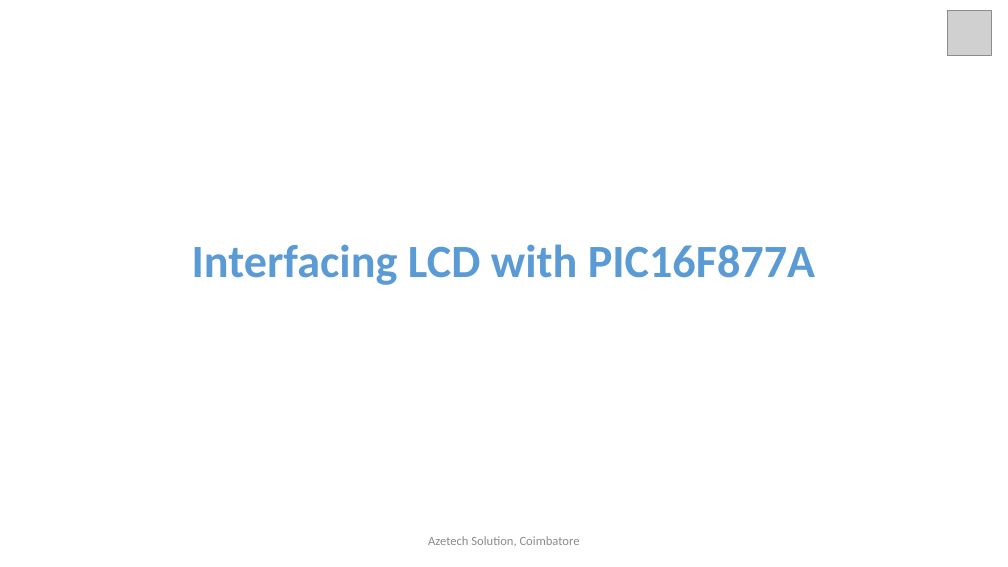
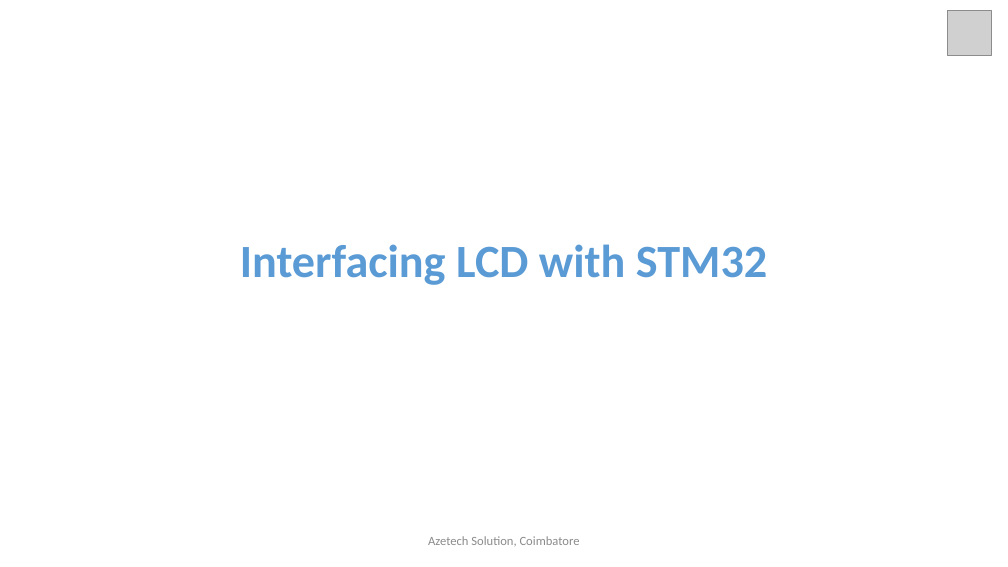
Before and after one commit to arulnelson/AZETECH-CLASS-NOTES, a slide deck: slide 1 of STM32_DOCS/STM32_LCD.pptx. Drawn at 1008x567 pixels with LibreOffice and Linux fonts; fonts in the diff are those of the drawing; grey boxes stand for pictures. Boxes give left, top, right and bottom in pixels: in the first picture for what was removed or moved away, otherwise in the second. Text is boxed around its words. In the diff, an @@ line names an element or a change of style, - is before the commit and + after.

```diff
--- a/STM32_DOCS/STM32_LCD.pptx
+++ b/STM32_DOCS/STM32_LCD.pptx
@@ title at bbox=[240, 244, 767, 285]: text changed @@
-Interfacing LCD with PIC16F877A
+Interfacing LCD with STM32
```
Also in this commit, not shown: 1 other file.
